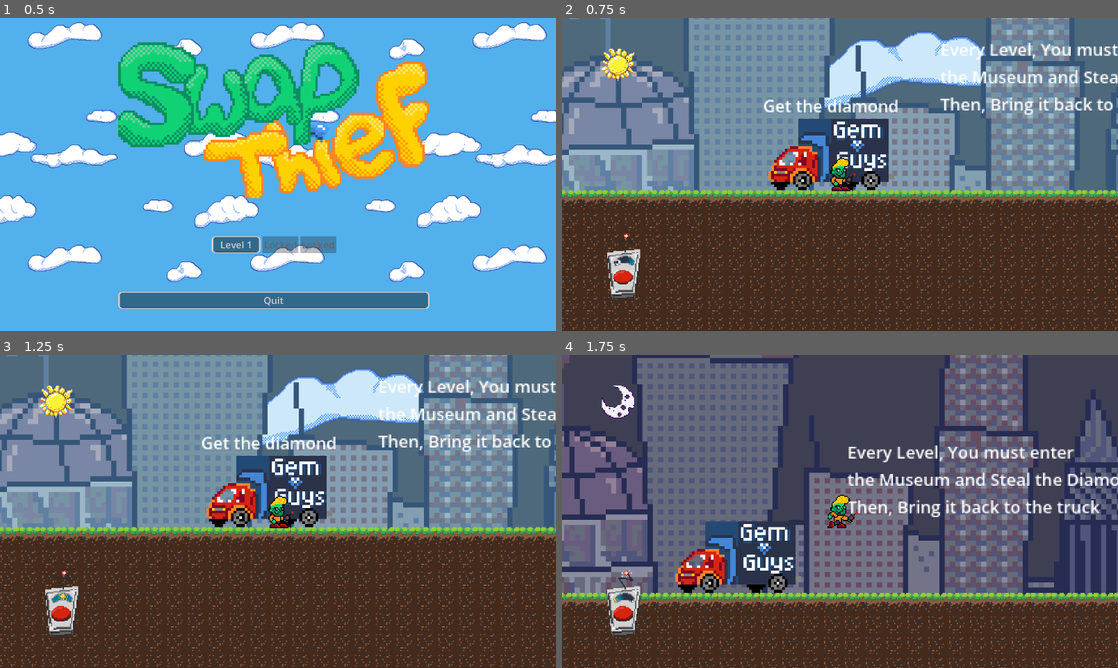
Above: before the commit, frames 1-4 (two rows, left to right).
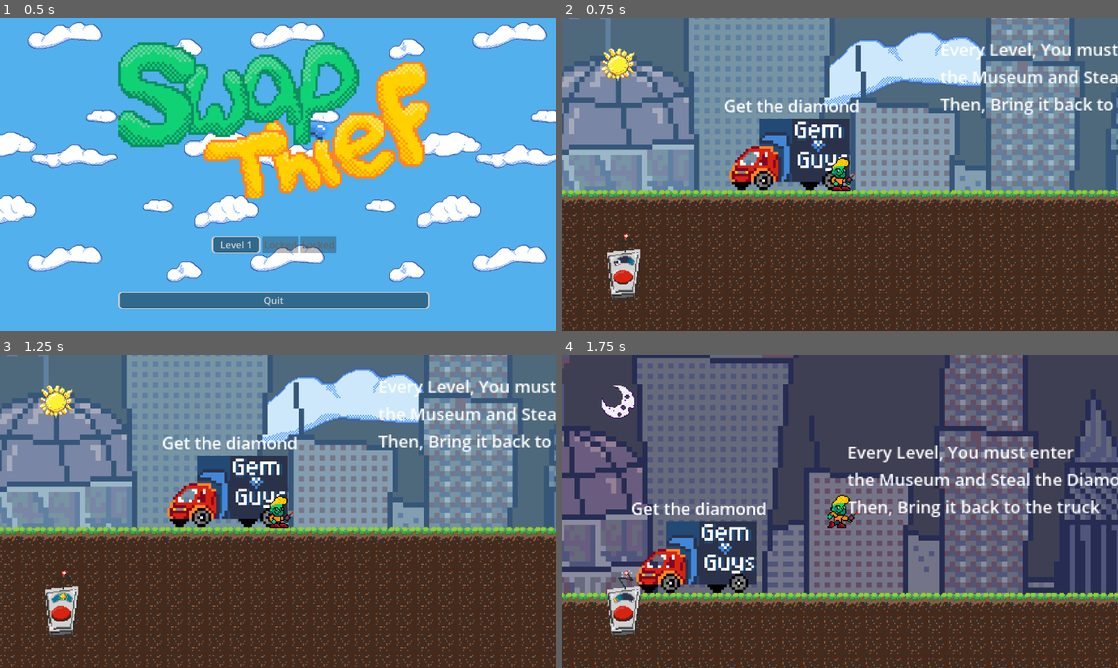
Above: after the commit, the same moments.

Repository: noble-squared/Colorado-Game-Jam
Game: Godot game, scene res://Scenes/main_menu.tscn
Two runs of this game, one before a commit and one after it. Both use one fixed random seed, a clock stepped at 60 frames per second and the inputs below.
Inputs:
- Up to frame 1 (0.5 s): no input
- Up to frame 2 (0.75 s): click "Level 1" at 0.5 s
- Up to frame 3 (1.25 s): no input
- Up to frame 4 (1.75 s): hold D (Right) from 1.28 s (still down); tap Space (SwapTime) at 1.35 s; tap W (Jump) at 1.52 s

Frame 1 is identical in both runs. In frame 2, 5.5% of the frame differs, in the area x 29-61%, y 26-56%; in frame 3, 5.5%; in frame 4, 5.3%.

Commit message:
Truck win animation
Truck drives away on win!

Diff:
--- a/Scenes/getaway_truck.tscn
+++ b/Scenes/getaway_truck.tscn
@@ -32,6 +32,7 @@
 }]
 
 [node name="GetawayTruck" type="Area2D" unique_id=868867607]
+process_mode = 3
 scale = Vector2(0.82, 0.82)
 collision_layer = 0
 collision_mask = 2
--- a/Scripts/getaway_truck.gd
+++ b/Scripts/getaway_truck.gd
@@ -1,18 +1,36 @@
 extends Area2D
 
 @onready var objectiveText: Label = $Label
+var isEntered
+var speed
+func _ready() -> void:
+	isEntered = false
+	position.x -= 30
+	speed = 30
 
 func _on_body_entered(body: Node2D) -> void:
 	if (body is CharacterBody2D):
+
 		var playerHealthNode = body.find_child("PlayerHealth")
 		if (playerHealthNode):
 			if (body.get_meta("has_loot", false)):
+				isEntered = true
 				playerHealthNode.win()
+
 			else:
+
 				objectiveText.visible = true
+
+
 
 func _on_body_exited(body: Node2D) -> void:
 	if (body is CharacterBody2D):
 		var playerHealthNode = body.find_child("PlayerHealth")
 		if (playerHealthNode):
 			objectiveText.visible = false
+
+func _physics_process(delta: float) -> void:
+	if(isEntered && position.x > -500):
+		position.x += -1 * speed * delta
+		speed += 5
+		print("dribing")
--- a/Scripts/player_health.gd
+++ b/Scripts/player_health.gd
@@ -21,4 +21,5 @@
 
 
 func win():
+	characterBody.hide()
 	characterBody.find_child("WinLayer").find_child("WinScreen").win()
--- a/Scripts/win_screen.gd
+++ b/Scripts/win_screen.gd
@@ -3,7 +3,9 @@
 func _ready() -> void:
 	visible = false
 
+
 func win():
+
 	visible = true
 	Globals.playSound("win")
 	if (Globals.highestUnlockedLevel == Globals.current_level):
Not shown: 1 places in Scenes/getaway_truck.tscn that only renumber resources
